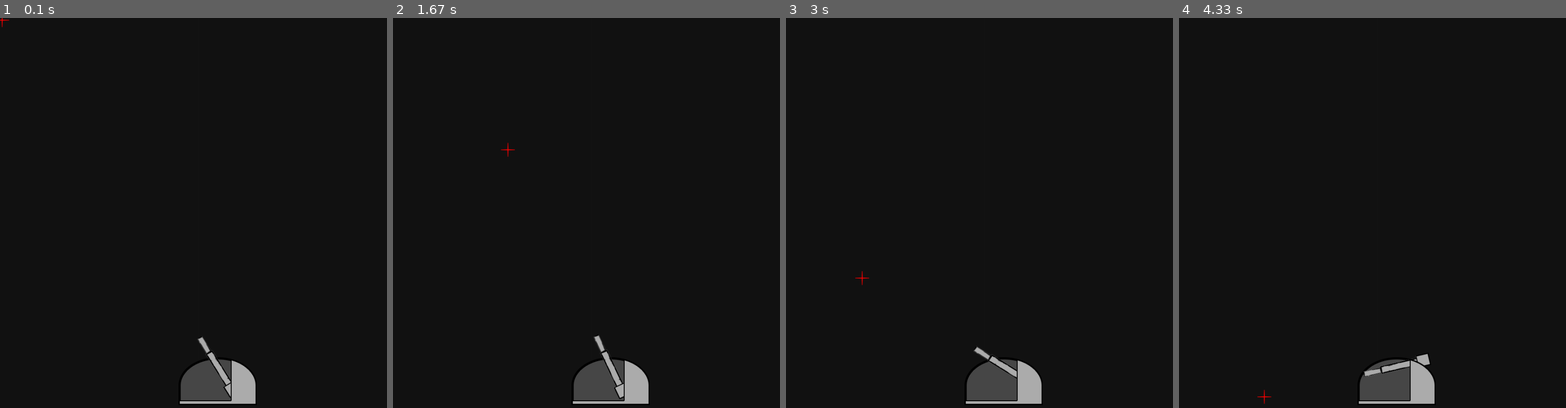
Above: before the commit, frames 1-4 (left to right).
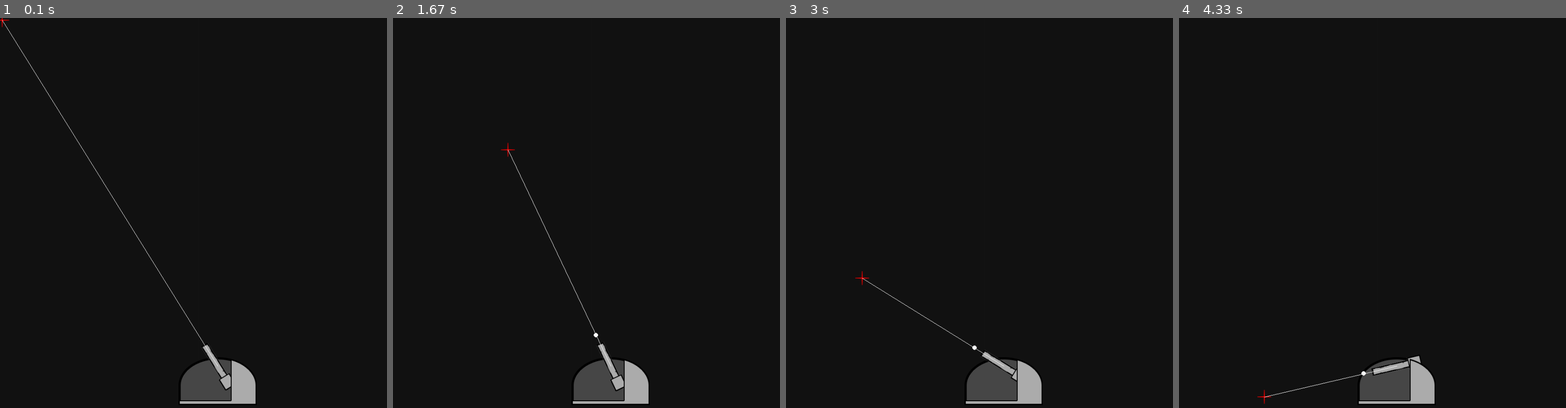
Above: after the commit, the same moments.

Repository: STOKYS/pygame_invaders
Game: pygame game, started from main.py
The game is run twice, just before and just after one commit, with the same random seed, the same clock (stepped at 60 frames per second) and the same inputs.
Inputs (mouse positions are in pixels of both pictures, inside the frame that each line leads up to):
- Up to frame 1 (0.1 s): no input
- Up to frame 2 (1.67 s): click (749, 224) at 0.38 s; click (474, 170) at 0.72 s; click (768, 388) at 1.05 s; click (509, 150) at 1.38 s
- Up to frame 3 (3 s): click (1002, 287) at 1.72 s; click (940, 146) at 2.05 s; click (1153, 349) at 2.38 s; click (863, 279) at 2.72 s
- Up to frame 4 (4.33 s): click (1271, 150) at 3.05 s; click (1295, 310) at 3.38 s; click (1550, 333) at 3.72 s; click (1264, 396) at 4.05 s

The runs differ from the first frame. In frame 1, 0.4% of the frame differs, in the area x 0-60%, y 0-98%; in frame 2, 0.3%; in frame 3, 0.2%; in frame 4, 0.2%.

Commit message:
Updated main.py

Diff:
--- a/main.py
+++ b/main.py
@@ -12,25 +12,40 @@
     def __init__(self):
         self.position = [500, 800]
         self.rotation = 0
+        self.shells = False
 
     def fnc_rotation(self, surface, offset):
-        mouse = list(pygame.mouse.get_pos())
-        self.fnc_calculate_deg(mouse)
-        global img_player_cannon_deg, pivot
-        if mouse[0] > 500:
-            rotated_image = pygame.transform.rotozoom(surface, self.rotation, 1)  # Rotate the image.
+        global img_player_cannon_deg, pivot, mouse_pos
+        self.fnc_calculate_deg(mouse_pos)
+        if mouse_pos[0] > 500:
+            rotated_image = pygame.transform.rotozoom(surface, self.rotation, 1)
         else:
-            rotated_image = pygame.transform.rotozoom(surface, -self.rotation, 1)  # Rotate the image.
-        rotated_offset = offset.rotate(self.rotation)  # Rotate the offset vector.
-        # Add the offset vector to the center/pivot point to shift the rect.
+            rotated_image = pygame.transform.rotozoom(surface, -self.rotation, 1)
+        rotated_offset = offset.rotate(self.rotation)
         rect = rotated_image.get_rect(center=self.position + rotated_offset)
-        return rotated_image, rect  # Return the rotated image and shifted rect.
+        return rotated_image, rect
 
     def fnc_calculate_deg(self, mouse):
         mouse = list(mouse)
         side_c = math.sqrt(math.pow((self.position[0] - mouse[0]), 2) + (math.pow((self.position[1] - mouse[1]), 2)))
         deg = math.degrees(math.asin((self.position[1] - mouse[1]) / side_c))
         self.rotation = (deg - 90)
+
+    def shoot(self):
+        self.shells = Shell(self.position, self.rotation)
+        print("Shots fired")
+
+
+class Shell:
+    def __init__(self, position, rotation):
+        global mouse_pos
+        if mouse_pos[0] > 500:
+            self.rotation = 90 + (-rotation)
+        else:
+            self.rotation = 90 - (-rotation)
+        __side_y = 78 * math.sin(math.radians(self.rotation))
+        __side_x = 78 * math.cos(math.radians(self.rotation))
+        self.position = [position[0] - __side_x, position[1] - __side_y]
 
 
 pygame.init()
@@ -40,8 +55,9 @@
 
 clock = pygame.time.Clock()
 font = pygame.font.Font(None, 30)
+pygame.mouse.set_cursor((8, 8), (0, 0), (0, 0, 0, 0, 0, 0, 0, 0), (0, 0, 0, 0, 0, 0, 0, 0))
 
-img_player_cannon = pygame.image.load('media/images/player/cannon2.png')
+img_player_cannon = pygame.image.load('media/images/player/cannon.png')
 img_player_turret_bg = pygame.image.load('media/images/player/turret_bg.png')
 img_player_turret_fg = pygame.image.load('media/images/player/turret_fg.png')
 img_player_cross = pygame.image.load('media/images/player/cross.png')
@@ -55,6 +71,8 @@
     for event in pygame.event.get():
         if event.type == pygame.QUIT:
             running = False
+        if event.type == pygame.MOUSEBUTTONDOWN:
+            game.player.shoot()
 
     screen.fill((20, 20, 20))
 
@@ -65,6 +83,10 @@
     screen.blit(img_player_turret_fg, (410, 780))
     screen.blit(img_player_cross, (mouse_pos[0] - 16, mouse_pos[1] - 16))
 
+    pygame.draw.line(screen, (255, 255, 255), game.player.position, mouse_pos)
+    if game.player.shells:
+        pygame.draw.circle(screen, (255, 255, 255), game.player.shells.position, 5)
+
     pygame.display.flip()
     clock.tick(60)
 
